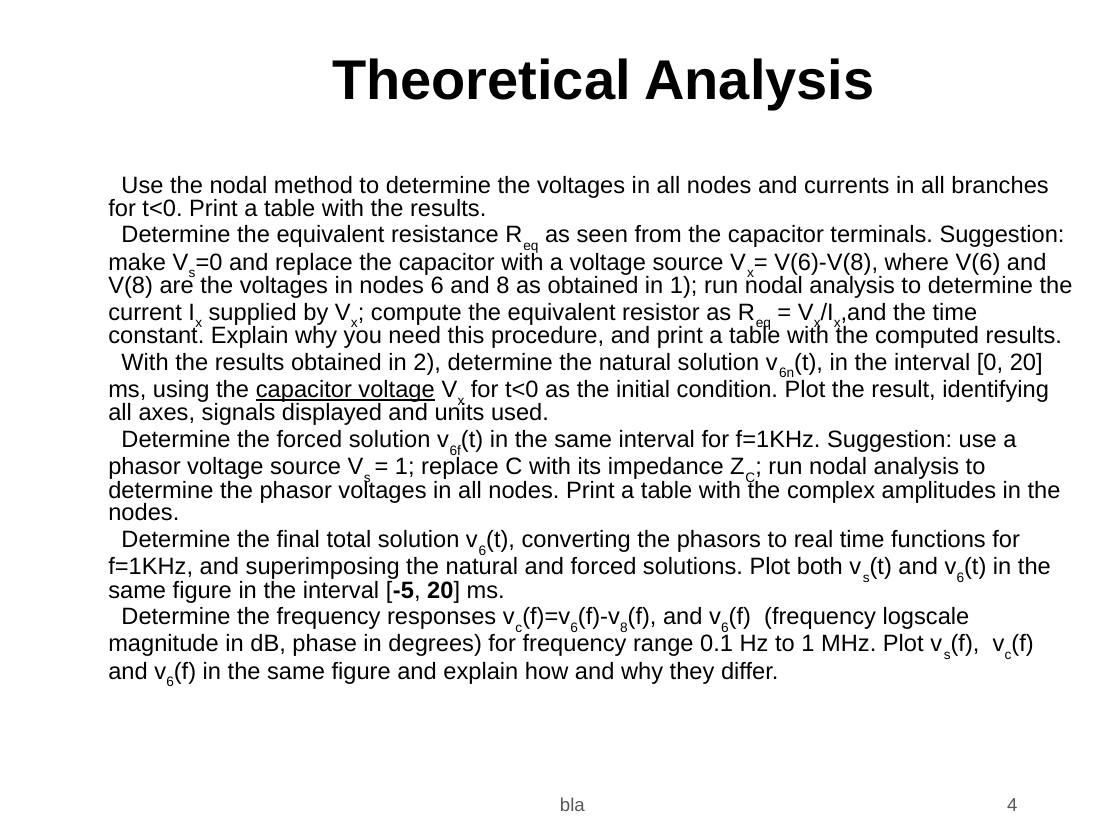
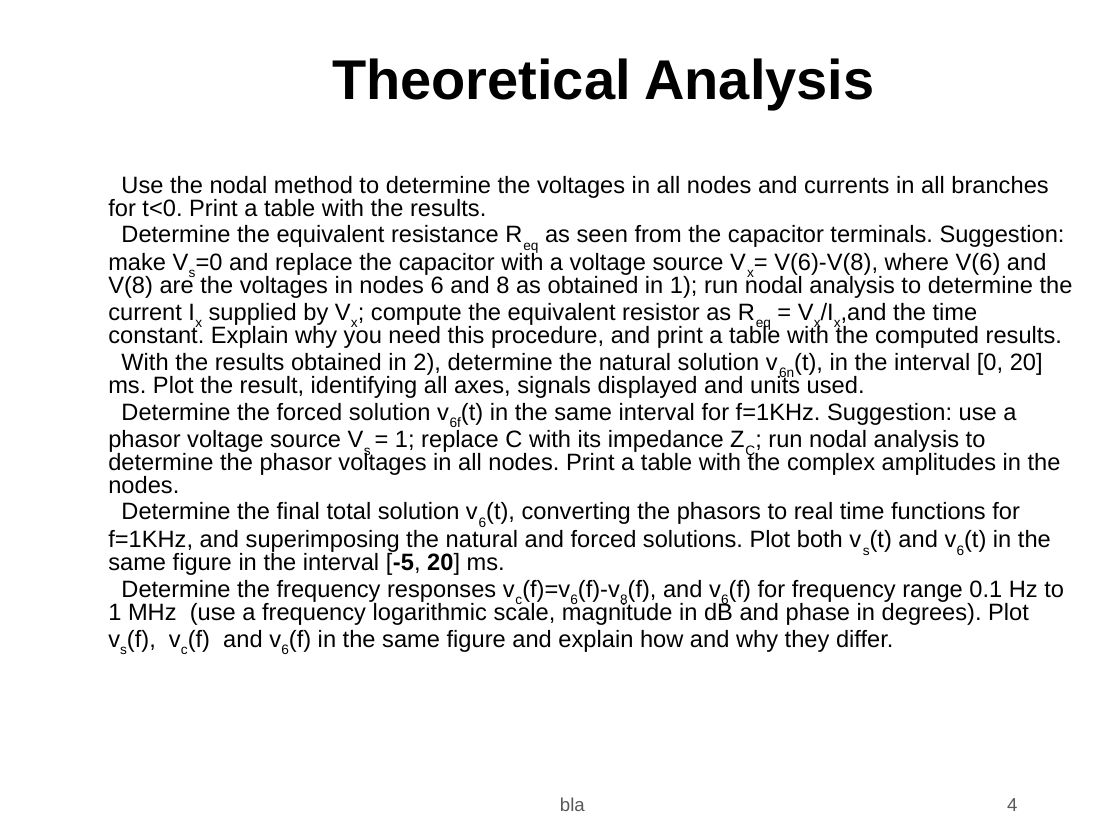
Before and after one commit to jjts/ist-tcfe, a slide deck: slide 4 of t2/t2.odp. Drawn at 1120x840 pixels with LibreOffice and Linux fonts; fonts in the diff are those of the drawing; background and template pictures are left out. Boxes give left, top, right and bottom in pixels: in the first picture for what was removed or moved away, otherwise in the second. Text is boxed around its words. In the diff, an @@ line names an element or a change of style, - is before the commit and + after.

Commit message:
improve theory 3,6, simulation 5

```diff
--- a/t2/t2.odp
+++ b/t2/t2.odp
@@ text at (108,353,1043,398): text changed @@
-3) With the results obtained in 2), determine the natural solution v6n(t), in the interval [0, 20] ms, using the capacitor voltage Vx for t<0 as the initial condition. Plot the result, identifying all axes, signals displayed and units used.
+3) With the results obtained in 2), determine the natural solution v6n(t), in the interval [0, 20] ms. Plot the result, identifying all axes, signals displayed and units used.
@@ text at (108,580,1064,652): text changed @@
-6) Determine the frequency responses vc(f)=v6(f)-v8(f), and v6(f) (frequency logscale magnitude in dB, phase in degrees) for frequency range 0.1 Hz to 1 MHz. Plot vs(f), vc(f) and v6(f) in the same figure and explain how and why they differ.
+6) Determine the frequency responses vc(f)=v6(f)-v8(f), and v6(f) for frequency range 0.1 Hz to 1 MHz (use a frequency logarithmic scale, magnitude in dB and phase in degrees). Plot vs(f), vc(f) and v6(f) in the same figure and explain how and why they differ.
```
